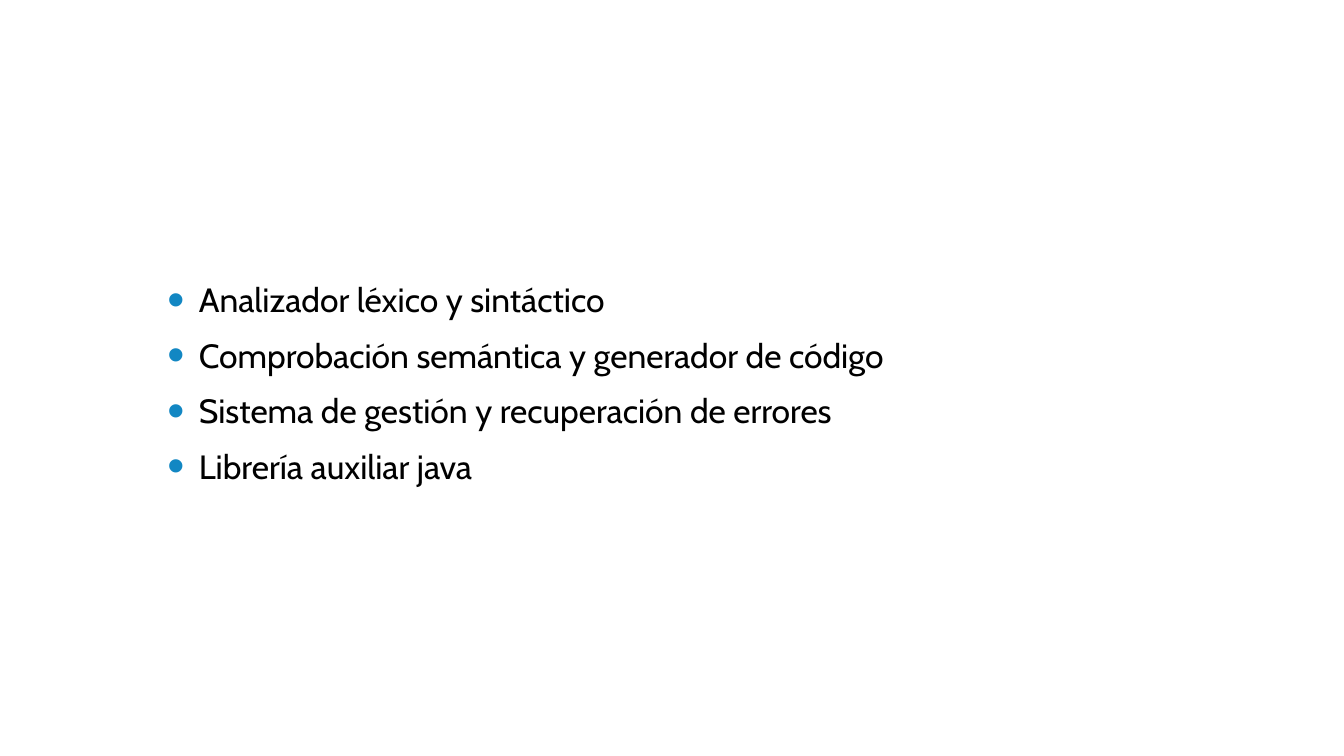
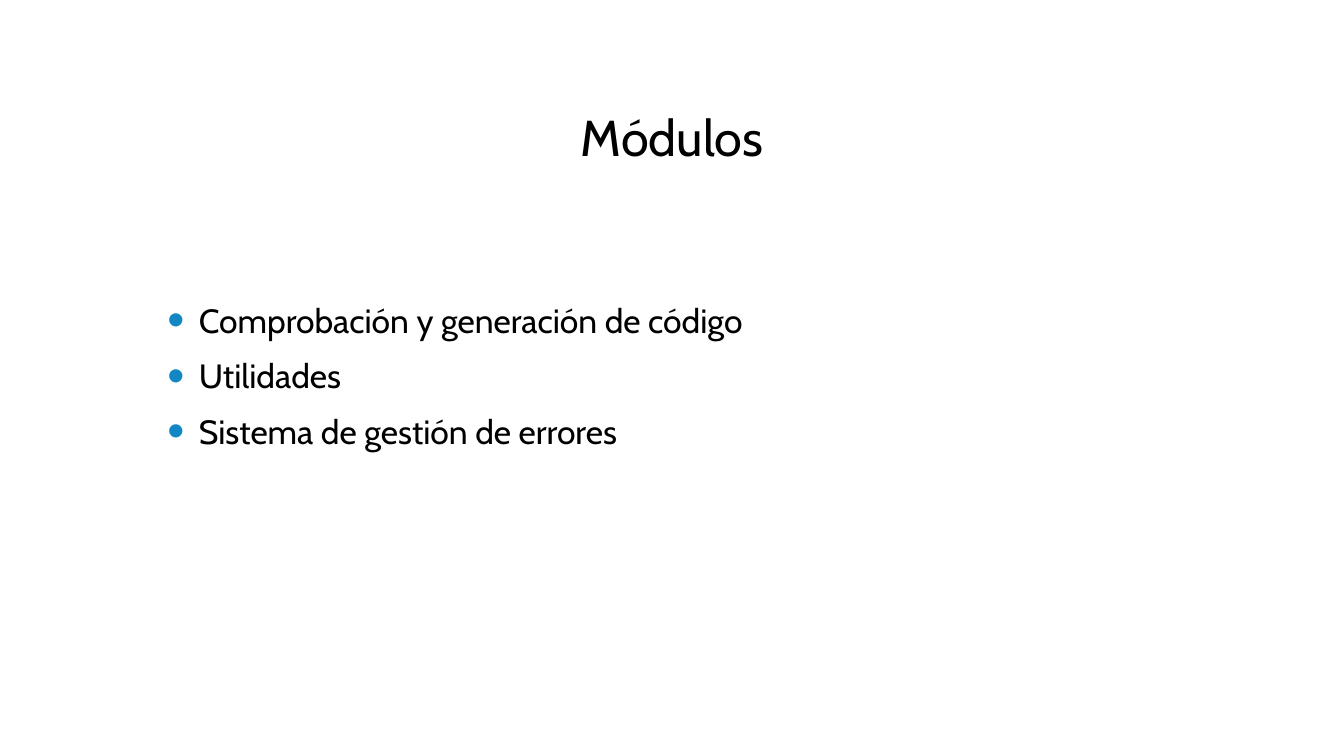
Before and after one commit to cesarpomar/Perldoop2-tfg, a slide deck: slide 15 of doc/Presentacion.pptx (slide 8 before the commit). Drawn at 1344x756 pixels with LibreOffice and Linux fonts; fonts in the diff are those of the drawing; background and template pictures are left out. Boxes give left, top, right and bottom in pixels: in the first picture for what was removed or moved away, otherwise in the second. Text is boxed around its words. In the diff, an @@ line names an element or a change of style, - is before the commit and + after.

```diff
--- a/doc/Presentacion.pptx
+++ b/doc/Presentacion.pptx
@@ text added at bbox=[581, 118, 764, 157], 36 pt, text #000000 @@
+Módulos
@@ text at bbox=[199, 307, 742, 452]: text changed @@
-• Analizador léxico y sintáctico
-• Comprobación semántica y generador de código
-• Sistema de gestión y recuperación de errores
-• Librería auxiliar java
+• Comprobación y generación de código
+• Utilidades
+• Sistema de gestión de errores
```
Also in this commit, not shown: 6 other slides changed, 17 slides added, 2 other files.
